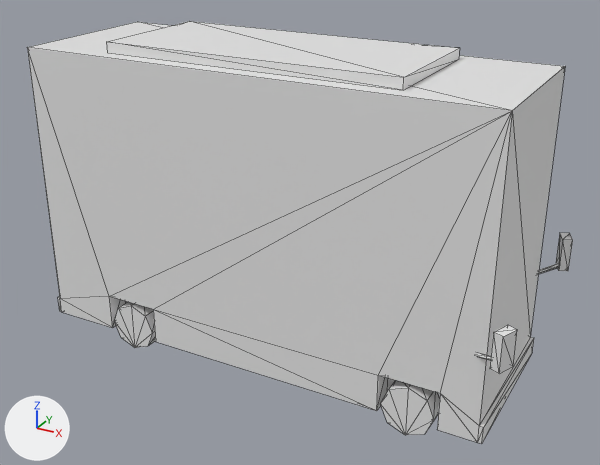
The OBJ model res/mesh/mesh_Bus3.obj as it was, and as the next commit left it.
One viewpoint serves both versions: a camera (50 mm lens) standing at (10.72, -18.45, 8.35) and looking at (0.66, -0.16, -0.79). The lights are fixed; the arrows at lower left show +X, +Y and +Z. Mesh edges are drawn as thin lines. Where no turn or scale is listed for an object, it has been applied to the vertices. Vertices at the same position are counted once.

The older version as bpy lines, for what is in view:
```python
me_mesh_bus3 = bpy.data.meshes.new('mesh_Bus3')
me_mesh_bus3.from_pydata(...)  # 159 vertices, 268 faces; spans x -6.57..7.36, y -3.11..3.1, z -4.58..4.22
# before: 47 (5.65, -2.31, -3.08) at pixel (440, 393), 48 (5.65, -2.31, -4.13) at pixel (437, 429), 49 (6.65, -2.31, -4.13) at pixel (477, 442), 50 (6.65, -2.31, 3.94) at pixel (512, 110), 51 (-6.49, -2.31, 3.94) at pixel (27, 47)
# before: 53 (-6.49, 2.29, 3.94) at pixel (137, 21), 71 (6.65, 2.29, 3.94) at pixel (565, 66), 81 (6.65, -2.31, -3.65) at pixel (479, 425)
ob_mesh_bus3 = bpy.data.objects.new('mesh_Bus3', me_mesh_bus3)
ob_mesh_bus3.location = (0.0, 0.0, 0.0)
```
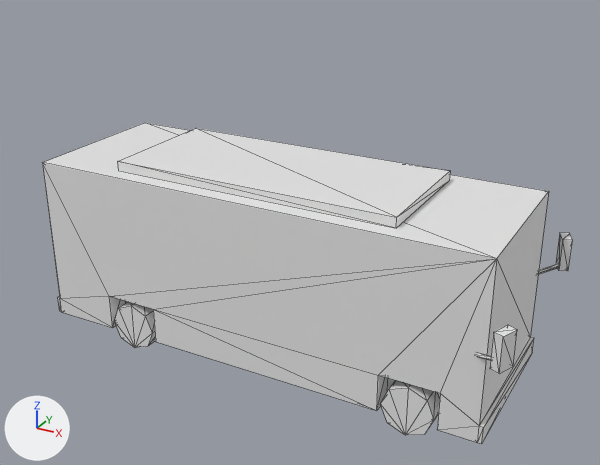
The newer file is also turned or shifted as a whole; pictures and numbers use the older file's frame.

Changed parts and their boxes (x1, y1, x2, y2) in the pictures (600 x 465 px; the box of a moved part takes in the faces that stretch with it):
'mesh_Bus3', reshaped (24% shorter): before (27, 21, 573, 444); after (42, 123, 573, 444)
part 1 of me_mesh_bus3, moved or reshaped: before (107, 21, 460, 90); after (118, 128, 450, 228)
part 2 of me_mesh_bus3, moved or reshaped: before (27, 22, 565, 442); after (42, 123, 549, 442)

Diff of the bpy script that builds the scene:
```diff
--- a/res/mesh/mesh_Bus3.obj.py
+++ b/res/mesh/mesh_Bus3.obj.py
@@ me_mesh_bus3 @@
 me_mesh_bus3.from_pydata(...)  # 159 vertices, 268 faces; spans x -6.57..7.36, y -3.11..3.1, z -4.58..4.22
 # used by ob_mesh_bus3; location = (0.0, 0.0, 0.0)
 # verts and faces of me_mesh_bus3; kept vertices keep their numbers, new ones are numbered from 159
+# me_mesh_bus3 part 1: the loose piece of 8 vertices spanning x -4.13..4.13, y -1.82..1.82, z 3.94..4.22 is moved by (0.0, 0.0, -3.25)
+# me_mesh_bus3 part 2
+delete_faces([(47, 48, 49), (47, 49, 81)])
+for i in [50, 51, 53, 71]: verts[i] += (0.0, 0.0, -3.25)
+faces += [(47, 48, 81), (48, 49, 81)]
```
